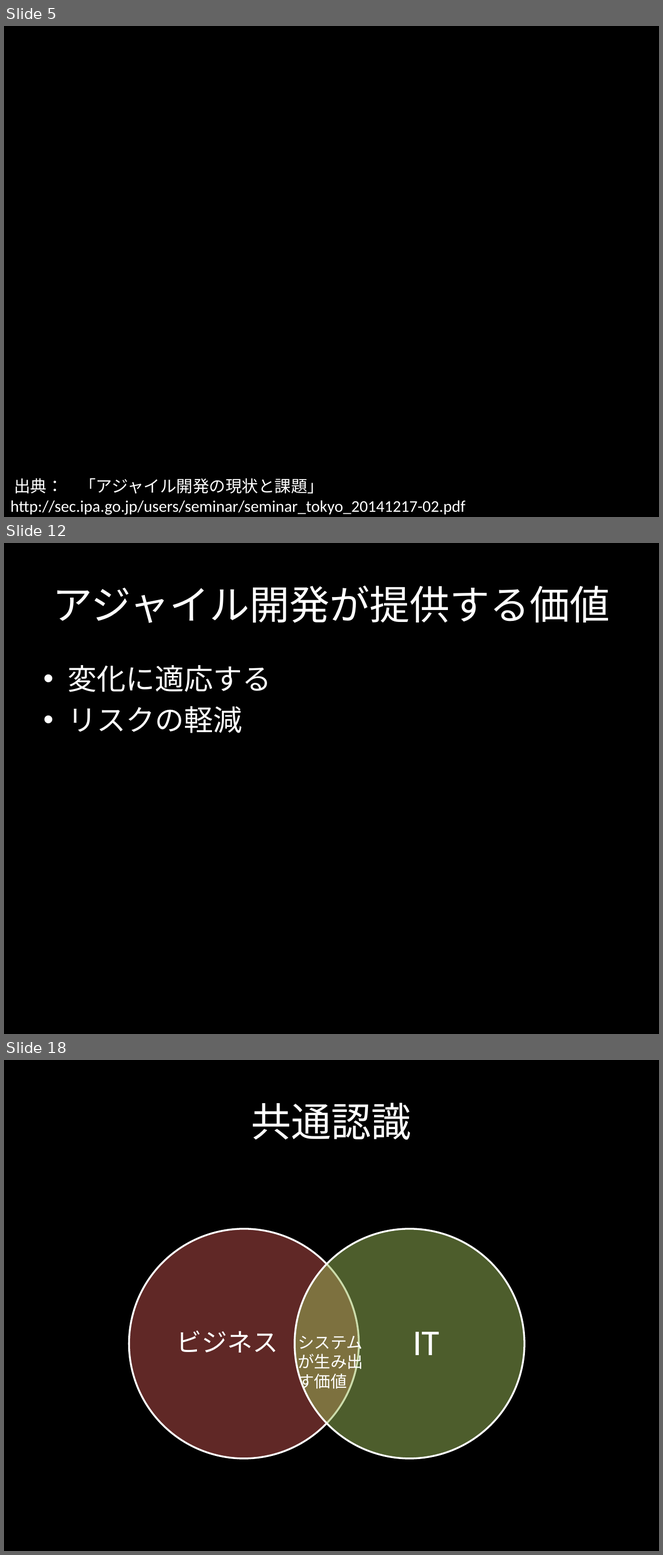
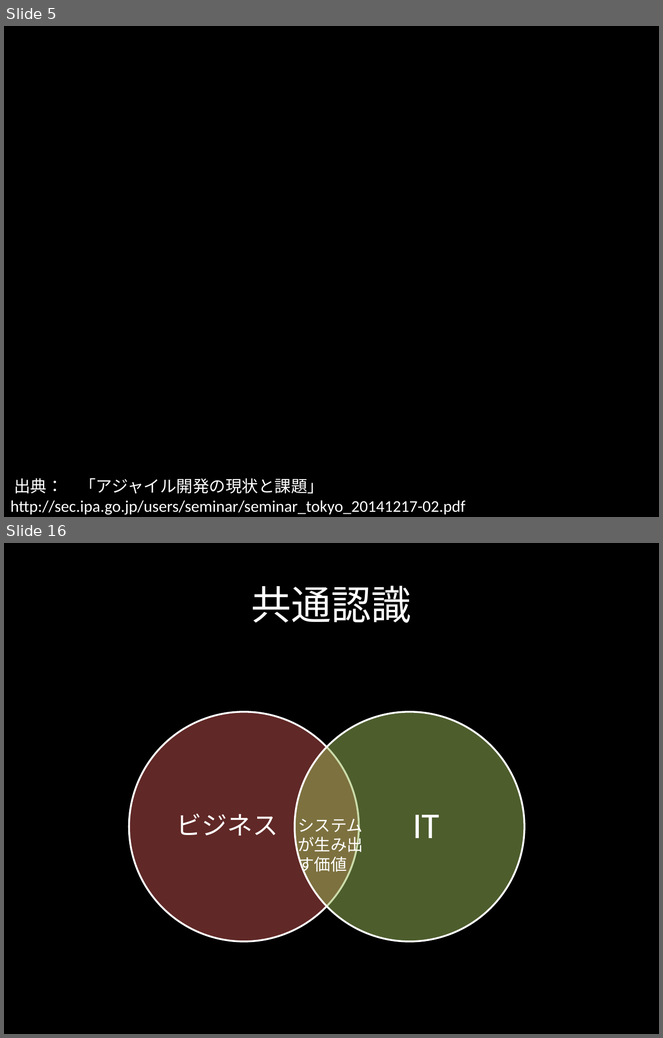
Before and after one commit to citrus1981/document, a slide deck: agile.pptx. Shown one above the other, each under a label of ours: slides 5, 12 and 18 before the commit, slides 5 and 16 after it; the slides between them are not shown. The pictures are 663x1555 and 663x1038 pixels, drawn with LibreOffice and Linux fonts; fonts in the diff are those of the drawing; background and template pictures are left out. Boxes give left, top, right and bottom in pixels: in the first picture for what was removed or moved away, otherwise in the second. Text is boxed around its words. In the diff, an @@ line names an element or a change of style, - is before the commit and + after.

```diff
--- a/agile.pptx
+++ b/agile.pptx
@@ slide 12 removed at (x1=4, y1=543, x2=659, y2=1034), background #000000 @@
@@ title removed at (x1=53, y1=586, x2=610, y2=623) @@
-アジャイル開発が提供する価値
@@ text removed at (x1=68, y1=665, x2=272, y2=733) @@
-• 変化に適応する
-• リスクの軽減
@@ what was slide 18 is now slide 16 @@
```
Also in this commit, not shown: 7 slides changed, 4 slides added, 5 other slides removed.
